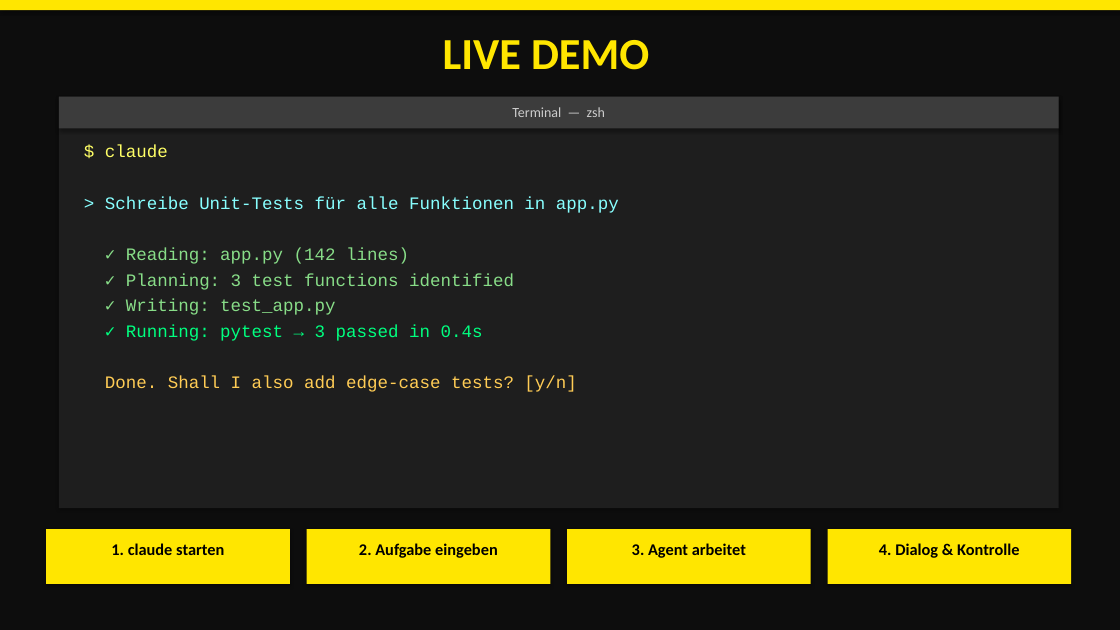
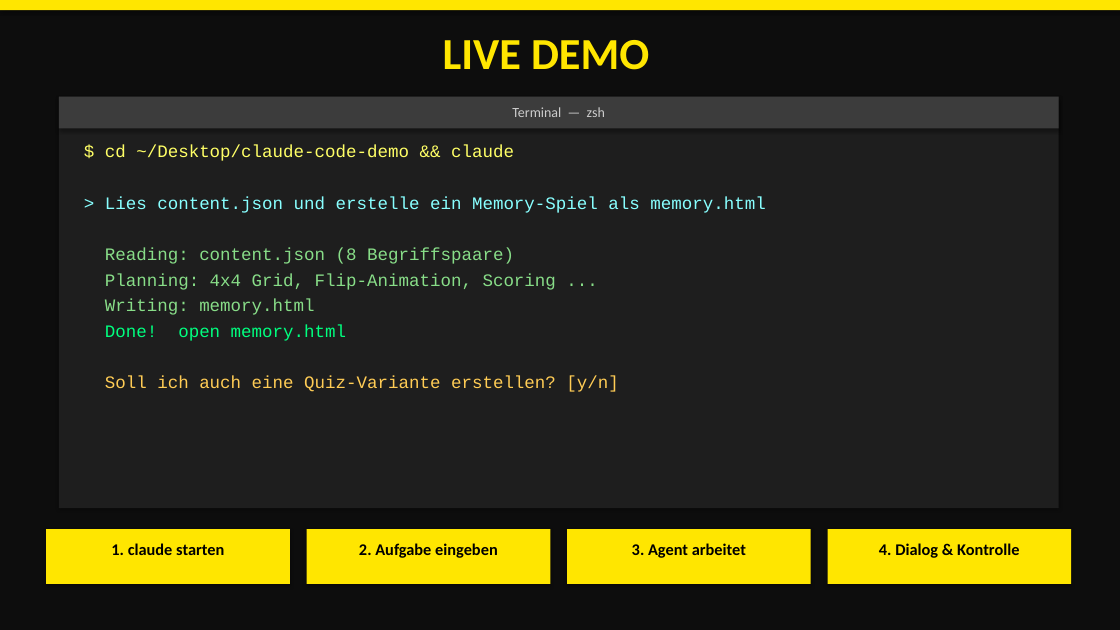
Before and after one commit to SheylaSam/AIASD, a slide deck: slide 7 of Claude_Code_Pitch.pptx. Drawn at 1120x630 pixels with LibreOffice and Linux fonts; fonts in the diff are those of the drawing. Boxes give left, top, right and bottom in pixels: in the first picture for what was removed or moved away, otherwise in the second. Text is boxed around its words. In the diff, an @@ line names an element or a change of style, - is before the commit and + after.

Commit message:
Praesentation aktualisiert: Memory-Demo, VS Code Hinweis, Capstone-Folie, keine Gedankenstriche

```diff
--- a/Claude_Code_Pitch.pptx
+++ b/Claude_Code_Pitch.pptx
@@ text at box(105, 145, 514, 161): text changed @@
-$ claude
+$ cd ~/Desktop/claude-code-demo && claude
@@ text at box(105, 196, 765, 213): text changed @@
-> Schreibe Unit-Tests für alle Funktionen in app.py
+> Lies content.json und erstelle ein Memory-Spiel als memory.html
@@ text at box(105, 248, 514, 264): text changed @@
-✓ Reading: app.py (142 lines)
+Reading: content.json (8 Begriffspaare)
@@ text at box(105, 299, 314, 315): text changed @@
-✓ Writing: test_app.py
+Writing: memory.html
@@ text at box(105, 273, 556, 290): text changed @@
-✓ Planning: 3 test functions identified
+Planning: 4x4 Grid, Flip-Animation, Scoring ...
@@ text at box(105, 325, 346, 341): text changed @@
-✓ Running: pytest → 3 passed in 0.4s
+Done! open memory.html
@@ text at box(105, 376, 618, 392): text changed @@
-Done. Shall I also add edge-case tests? [y/n]
+Soll ich auch eine Quiz-Variante erstellen? [y/n]
```
Also in this commit, not shown: 6 other slides changed.
